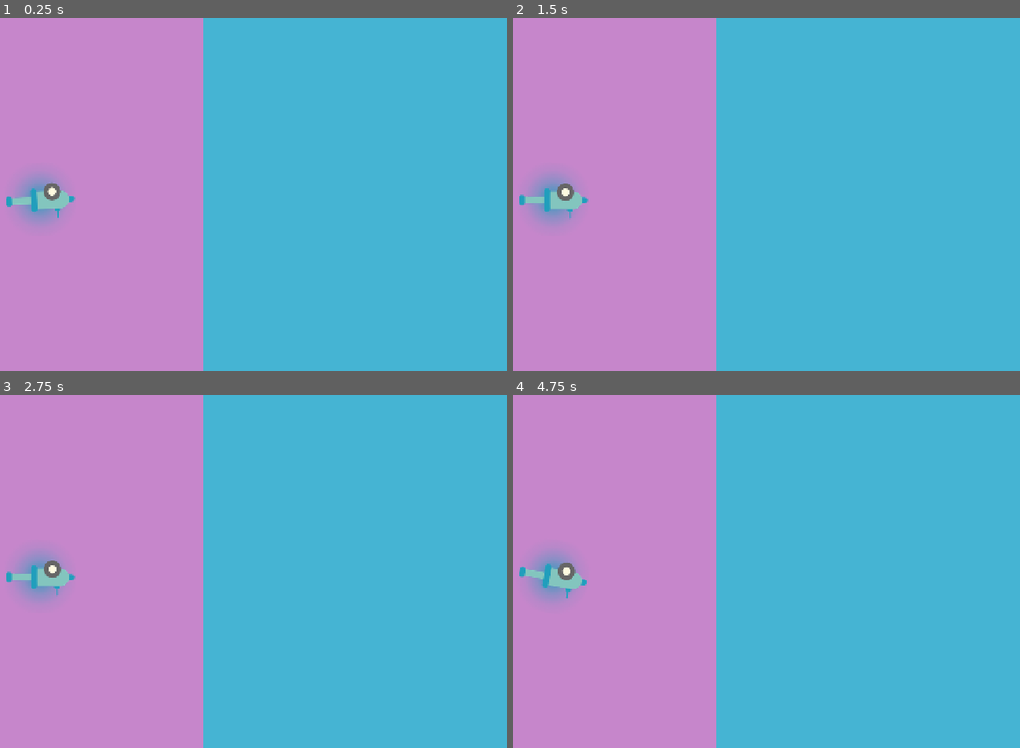
Above: before the commit, frames 1-4 (two rows, left to right).
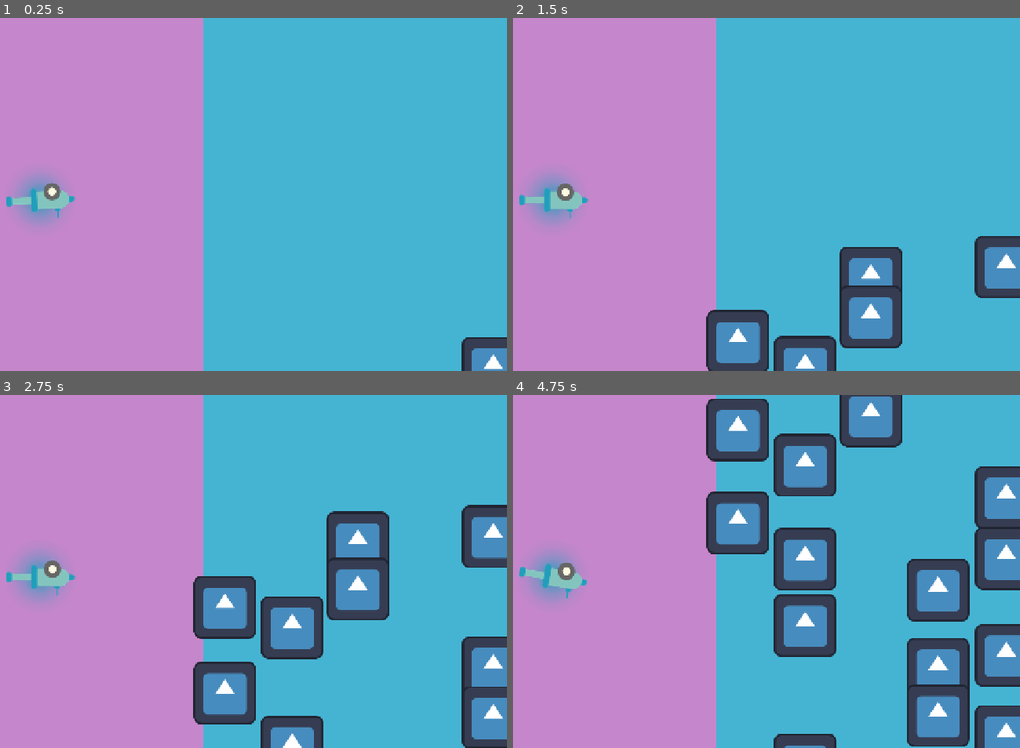
Above: after the commit, the same moments.

Repository: ChromalescenceLabs/Dear-Ana-Mosyne
Game: Godot game, scene res://Scenes/memory_collection_scene.tscn
Two runs of this game, one before a commit and one after it. Both use one fixed random seed, a clock stepped at 60 frames per second and the inputs below. The project has no main scene, so this scene is started directly. The engine's default icon, where the game draws it, is replaced by a stand-in: a white triangle on a blue panel in a dark square.
Inputs (mouse positions are in pixels of both pictures, inside the frame that each line leads up to):
- Up to frame 1 (0.25 s): no input
- Up to frame 2 (1.5 s): tap Enter at 0.5 s; move the mouse to (842, 176) at 0.52 s; press the mouse at (842, 176) at 0.53 s; hold Right 0.53-1.28 s; move the mouse to (578, 212) at 1.27 s; release the mouse at (578, 212) at 1.28 s; hold Down from 1.28 s (still down); tap Alt at 1.35 s
- Up to frame 3 (2.75 s): move the mouse to (253, 493) at 2.02 s; release Down at 2.03 s; hold Right from 2.03 s (still down); tap Shift at 2.1 s
- Up to frame 4 (4.75 s): move the mouse to (675, 642) at 2.77 s; release Right at 2.78 s; hold Up 2.78-3.53 s; click (675, 642) at 2.85 s; move the mouse to (893, 624) at 3.52 s; hold Left from 3.53 s (still down); tap Alt at 3.6 s; move the mouse to (518, 518) at 4.27 s; tap Shift at 4.35 s

The runs differ from the first frame. In frame 1, 0.9% of the frame differs, in the area x 91-100%, y 90-100%; in frame 2, 8.4%; in frame 3, 16%; in frame 4, 25%, in the area x 38-100%, y 0-100%.

Commit message:
feat: add memories floating

Diff:
--- /dev/null
+++ b/Scenes/memories.tscn
@@ -0,0 +1,18 @@
+[gd_scene format=3 uid="uid://kkn8y1ovtuew"]
+
+[ext_resource type="Texture2D" uid="uid://ba8hjq7woqo2e" path="res://icon.svg" id="1_iemk0"]
+[ext_resource type="Script" uid="uid://4wdjvm0l5wsx" path="res://Scenes/sprite_2d.gd" id="2_7h3nu"]
+
+[sub_resource type="CircleShape2D" id="CircleShape2D_ittll"]
+radius = 90.824005
+
+[node name="Memories" type="Area2D" unique_id=1749344293]
+
+[node name="Sprite2D" type="Sprite2D" parent="." unique_id=1031646173]
+texture = ExtResource("1_iemk0")
+script = ExtResource("2_7h3nu")
+
+[node name="CollisionShape2D" type="CollisionShape2D" parent="." unique_id=1107608315]
+shape = SubResource("CircleShape2D_ittll")
+
+[connection signal="area_entered" from="." to="Sprite2D" method="_on_area_2d_area_entered"]
--- a/Scenes/memory_collection_scene.tscn
+++ b/Scenes/memory_collection_scene.tscn
@@ -1,6 +1,7 @@
 [gd_scene format=3 uid="uid://do2byq3wg0a3x"]
 
 [ext_resource type="PackedScene" uid="uid://bv4mpfhwatygv" path="res://Scenes/cannon.tscn" id="1_gxdbn"]
+[ext_resource type="Script" uid="uid://cslggrmh182kk" path="res://Scripts/spawn_pos.gd" id="2_0g6pj"]
 
 [sub_resource type="Gradient" id="Gradient_xk8ji"]
 offsets = PackedFloat32Array(0)
@@ -34,3 +35,33 @@
 
 [node name="Cannon" parent="." unique_id=768458813 instance=ExtResource("1_gxdbn")]
 position = Vector2(328, 370)
+
+[node name="SpawnPos" type="Node2D" parent="." unique_id=1007356516]
+script = ExtResource("2_0g6pj")
+
+[node name="Position" type="Marker2D" parent="SpawnPos" unique_id=1107842126]
+position = Vector2(705, 755)
+scale = Vector2(1.5081238, 1.7097083)
+
+[node name="Position3" type="Marker2D" parent="SpawnPos" unique_id=60117281]
+position = Vector2(842.08124, 755)
+scale = Vector2(1.5081238, 1.7097083)
+
+[node name="Position5" type="Marker2D" parent="SpawnPos" unique_id=1480694091]
+position = Vector2(976.08124, 755)
+scale = Vector2(1.5081238, 1.7097083)
+
+[node name="Position7" type="Marker2D" parent="SpawnPos" unique_id=1044189201]
+position = Vector2(1113.0813, 755.09705)
+scale = Vector2(1.5081238, 1.7097083)
+
+[node name="Position9" type="Marker2D" parent="SpawnPos" unique_id=978259653]
+position = Vector2(1252.0814, 755.09705)
+scale = Vector2(1.5081238, 1.7097083)
+
+[node name="memoryCont" type="Node2D" parent="." unique_id=317607912]
+
+[node name="Spawning Timer" type="Timer" parent="." unique_id=1965397274]
+wait_time = 0.3
+
+[connection signal="timeout" from="Spawning Timer" to="SpawnPos" method="_on_spawning_timer_timeout"]
--- /dev/null
+++ b/Scenes/sprite_2d.gd
@@ -0,0 +1,5 @@
+extends Sprite2D
+@export var speed = 0.1
+
+func _physics_process(delta: float) -> void:
+	global_position.y -= randi_range(1, 5)
--- /dev/null
+++ b/Scripts/spawn_pos.gd
@@ -0,0 +1,34 @@
+extends Node2D
+
+const MEMORIES = preload("res://Scenes/memories.tscn")
+
+@onready var memory_cont: Node2D = $"../memoryCont"
+@onready var spawning_timer: Timer = $"../Spawning Timer"
+
+var inArea = false
+
+func _ready() -> void:
+	randomize()
+	spawning_timer.start()
+	if not inArea:
+		spawmEnemy()
+
+func spawmEnemy():
+	print("yo")
+	var memoryInstance=MEMORIES.instantiate()
+	var spawn = get_children()
+	var index = randi() % spawn.size()
+	memory_cont.add_child(memoryInstance)
+	memoryInstance.global_position = spawn[index].global_position
+	memoryInstance.area_entered.connect(memoryEnter.bind())
+	spawning_timer.start()
+
+func memoryEnter(area: Area2D):
+	if area:
+		inArea=true
+		print(area.name)
+	else:
+		inArea=false
+
+func _on_spawning_timer_timeout() -> void:
+	spawmEnemy()
--- a/project.godot
+++ b/project.godot
@@ -30,7 +30,7 @@
 folder_colors={
 "res://Assets/": "pink",
 "res://Scenes/": "red",
-"res://Scripts/": "green"
+"res://Scripts/": "purple"
 }
 
 [input]
Not shown, added: Scenes/sprite_2d.gd.uid
Not shown, added: Scripts/spawn_pos.gd.uid
